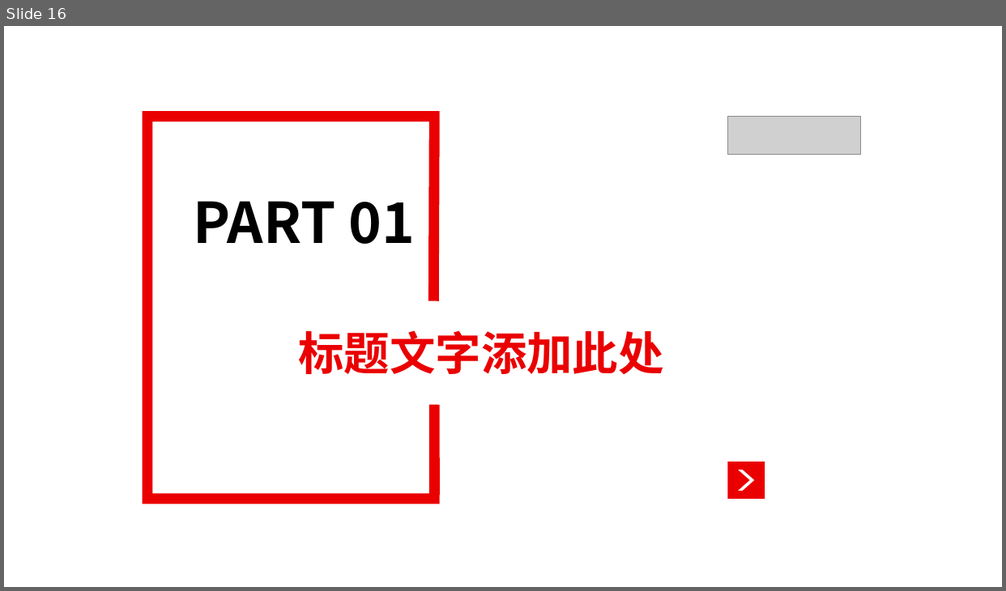
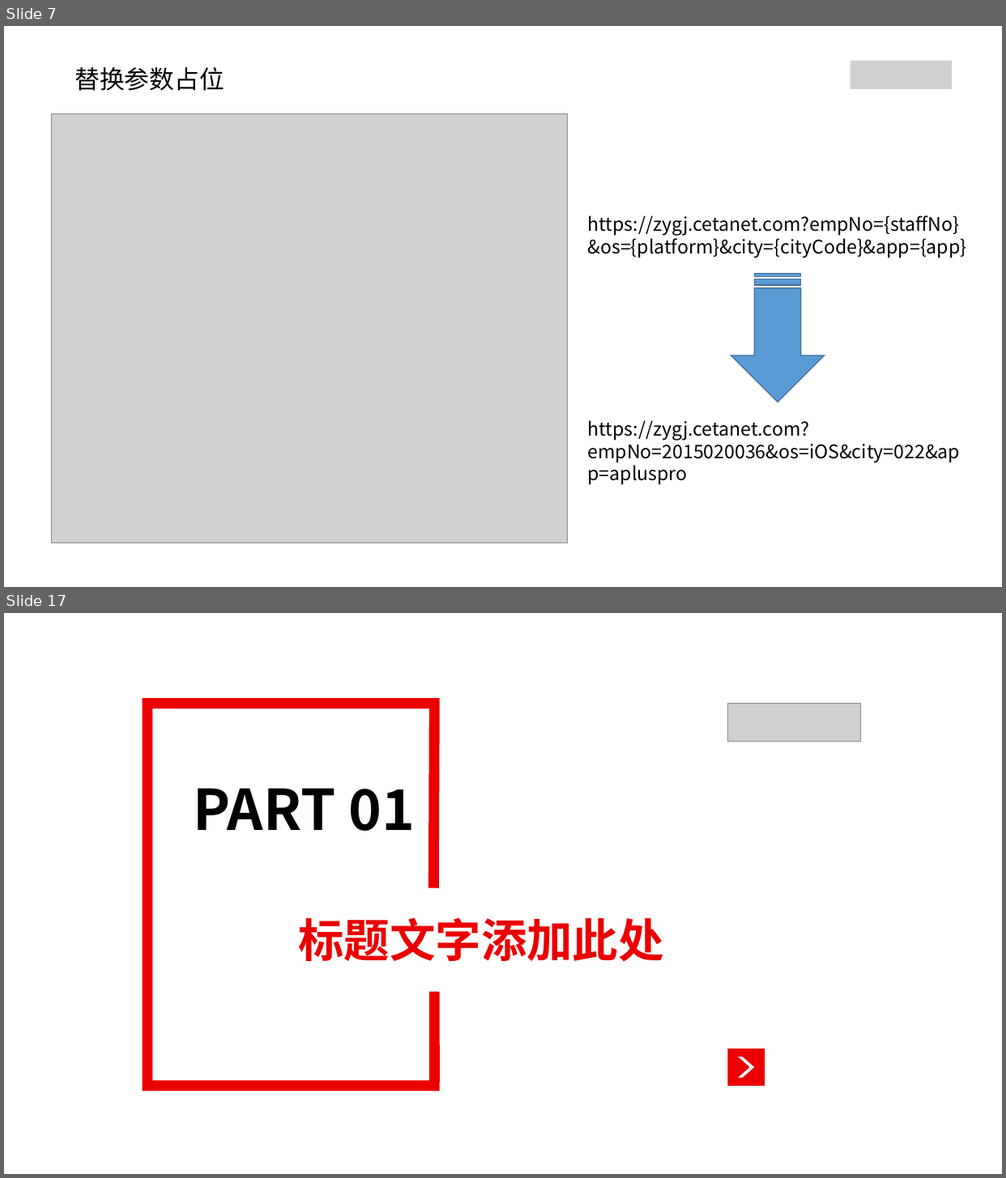
Before and after one commit to Andy888888/Mobile_Develop_Res, a slide deck: PPT/燕文强2020-2021年度述职报告.pptx. Shown one above the other, each under a label of ours: slide 16 before the commit, slides 7 and 17 after it; the slides between them are not shown. The pictures are 1006x591 and 1006x1178 pixels, drawn with LibreOffice and Linux fonts; fonts in the diff are those of the drawing; grey boxes stand for pictures. Boxes give left, top, right and bottom in pixels: in the first picture for what was removed or moved away, otherwise in the second. Text is boxed around its words. In the diff, an @@ line names an element or a change of style, - is before the commit and + after.

```diff
--- a/PPT/燕文强2020-2021年度述职报告.pptx
+++ b/PPT/燕文强2020-2021年度述职报告.pptx
@@ slide 7 added at (4, 26, 1002, 587), background #FFFFFF @@
@@ text added at (74, 67, 224, 91), 24 pt, text #000000 @@
+替换参数占位
@@ picture added at (850, 61, 953, 89) @@
@@ picture added at (51, 113, 568, 544) @@
@@ text added at (588, 216, 967, 258), 18 pt, text #000000 @@
+https://zygj.cetanet.com?empNo={staffNo}&os={platform}&city={cityCode}&app={app}
@@ striped right arrow added at (731, 273, 825, 402), fill #5B9BD5, outline #43739E 1 pt @@
@@ text added at (588, 420, 960, 485), 18 pt, text #000000 @@
+https://zygj.cetanet.com?empNo=2015020036&os=iOS&city=022&app=apluspro
@@ what was slide 16 is now slide 17 @@
```
Also in this commit, not shown: 28 slides changed, 8 other slides added, 8 slides removed.
